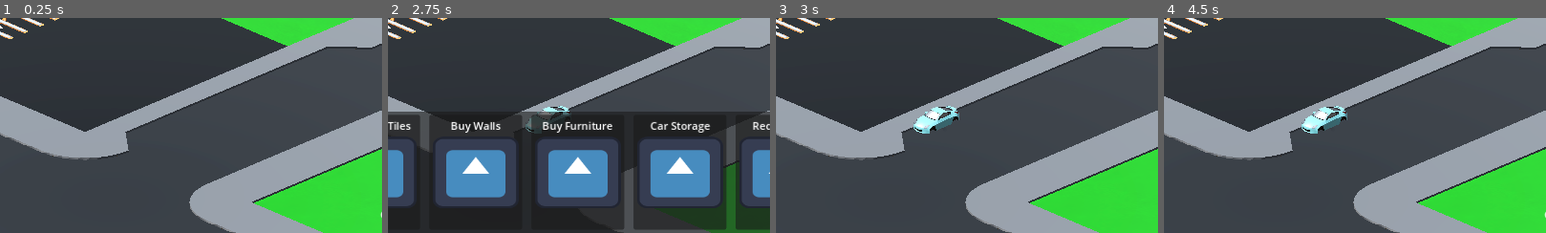
Above: before the commit, frames 1-4 (left to right).
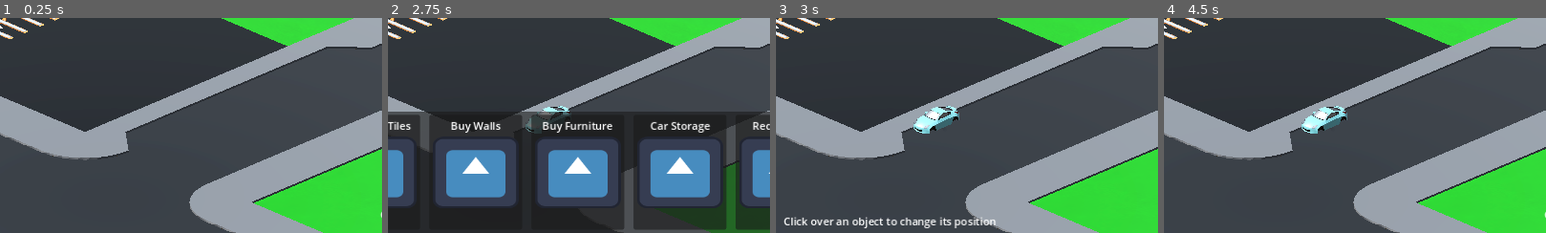
Above: after the commit, the same moments.

Repository: BorisTodor0v/Auto-Haven
Game: Godot game, scene res://scenes/base_scene/base_scene.tscn
Same seed, same stepped clock (60 frames per second), same inputs: the game is played once before the commit and once after it. The engine's default icon, where the game draws it, is replaced by a stand-in: a white triangle on a blue panel in a dark square.
Inputs (mouse positions are % of the whole screen's width and height, from its top left):
- Up to frame 1 (0.25 s): no input
- Up to frame 2 (2.75 s): click "Travel" at 0.5 s; click "Go" at 1.25 s; click "Manage garage" at 2 s
- Up to frame 3 (3 s): click (87, 86) at 2.75 s
- Up to frame 4 (4.5 s): click "<" at 3.5 s; click "<" at 4.25 s
The pictures show only the part of the screen within x 35-85%, y 50-100%; the shares and areas given below are measured in that part.

Frames 1-2 are identical in both runs. In frame 3, 1.1% of the frame differs, in the area x 2-58%, y 92-98%; in frame 4, nothing differs.

Commit message:
Added ability to move placed objects in the garage

Diff:
--- a/garage_decorations/car_lifts/car_lift_001/car_lift.tscn
+++ b/garage_decorations/car_lifts/car_lift_001/car_lift.tscn
@@ -1,6 +1,6 @@
 [gd_scene load_steps=7 format=4 uid="uid://c8v4kw1b3qk6k"]
 
-[ext_resource type="Script" path="res://garage_decorations/car_lifts/car_lift.gd" id="1_bm40m"]
+[ext_resource type="Script" path="res://scripts/car_lift.gd" id="1_bm40m"]
 [ext_resource type="Texture2D" uid="uid://b1814pyxngk43" path="res://garage_decorations/car_lifts/car_lift_001/car_lift_car_lift_color.png" id="2_mlt5s"]
 
 [sub_resource type="StandardMaterial3D" id="StandardMaterial3D_jfb6e"]
--- a/scenes/base_scene/base_scene.gd
+++ b/scenes/base_scene/base_scene.gd
@@ -6,18 +6,21 @@
 @onready var scene_holder : Node = $Scene
 
 var is_expanding_garage : bool = false
+var is_redecorating : bool = false
 
 # Called when the node enters the scene tree for the first time.
 func _ready():
 	garage_scene.connect("repair_completed", complete_job)
 	garage_scene.connect("pressed_on_tile", pressed_on_tile)
 	garage_scene.connect("end_placing_item", end_placing_item)
+	garage_scene.connect("pressed_on_object", set_edit_object)
 	ui.connect("hire_mechanic", hire_mechanic)
 	ui.connect("expand_garage", toggle_garage_expansion)
 	ui.connect("open_menu", open_menu)
 	ui.connect("travel_to_location", travel_to_location_no_car)
 	ui.connect("on_garage_submenu_item_pressed", begin_placing_item)
 	ui.connect("garage_submenu_closed", cancel_placing_item)
+	ui.connect("edit_mode_enabled", set_edit_mode)
 	job_car_spawner.connect("job_car_spawned", check_for_mechanics)
 	job_car_spawner.set_car_spots(garage_scene.get_job_car_spots())
 	ui.update_labels()
@@ -139,12 +142,12 @@
 	print_debug(item)
 	match item_type:
 		"car": # Car price is not important as player already owns car / is in storage, begin placing
-			ui.show_message("Left Mouse Button to place anywhere. R to rotate.\nRight Mouse Button or go back to cancel.", 9999)
+			ui.show_message("Left Mouse Button to place anywhere. R to rotate.\nRight Mouse Button to cancel.", 9999)
 			garage_scene.begin_placing_item(item_type, item)
 		"furniture":
 			var furniture_item_data = FurnitureData.get_values_from_key(item)
 			if PlayerStats.get_cash() >= furniture_item_data["price"]:
-				ui.show_message("Left Mouse Button to place anywhere. R to rotate.\nRight Mouse Button or go back to cancel.", 9999)
+				ui.show_message("Left Mouse Button to place anywhere. R to rotate.\nRight Mouse Button to cancel.", 9999)
 				garage_scene.begin_placing_item(item_type, item)
 			else:
 				ui.show_message("Not enough money to buy this furniture item", 5)
@@ -162,14 +165,32 @@
 				ui.update_submenu_list()
 			"furniture":
 				var furniture_item_data = FurnitureData.get_values_from_key(placed_item_id)
-				PlayerStats.remove_cash(furniture_item_data["price"])
+				if is_redecorating == false:
+					PlayerStats.remove_cash(furniture_item_data["price"])
 			_:
 				pass
 	ui.update_labels()
-	ui.show_message("", 0)
+	ui.show_message("", 1)
+	if is_redecorating:
+		ui.show_message("Click over an object to change its position", 9999)
 
 func cancel_placing_item():
 	garage_scene.finish_placing_item(false, "", null, null)
+	if is_redecorating:
+		ui.show_message("Click over an object to change its position", 9999)
+
+func set_edit_mode(state : bool):
+	is_redecorating = state
+	if is_redecorating:
+		ui.show_message("Click over an object to change its position", 9999)
+	else:
+		ui.show_message("", 1)
+
+func set_edit_object(object_node : Node3D, object_name : String, car_id : int):
+	if is_redecorating:
+		print_debug("Editing: " + str(object_node) + " | " + object_name + " | " + str(car_id))
+		garage_scene.begin_edit_item(object_node, object_name, car_id)
+		ui.show_message("Left Mouse Button to place anywhere. R to rotate.\nRight Mouse Button to cancel.", 9999)
 
 func test_signal(a : String):
 	print_debug("Signal reached base scene " + a)
--- a/scenes/base_scene/ui_handler.gd
+++ b/scenes/base_scene/ui_handler.gd
@@ -11,6 +11,7 @@
 signal travel_to_location(location_name : String)
 signal on_garage_submenu_item_pressed(item_type : String, item)
 signal garage_submenu_closed
+signal edit_mode_enabled(state : bool)
 
 # Called when the node enters the scene tree for the first time.
 func _ready():
@@ -20,12 +21,14 @@
 	## be unlocked will always be displayed, which should not happen outside of the managament menu.
 	base_ui.connect("open_menu", open_menu.emit)
 	base_ui.connect("travel_button_pressed", show_travel_locations)
-	## Same comment as above (line 15)
+	## Same comment as above (line 16)
 	garage_managament_menu.connect("open_menu", open_menu.emit)
 	garage_managament_menu.connect("hire_mechanic", hire_mechanic.emit)
 	garage_managament_menu.connect("expand_garage", expand_garage.emit)
 	garage_managament_menu.connect("on_submenu_item_pressed", on_garage_submenu_item_pressed.emit)
 	garage_managament_menu.connect("submenu_closed", garage_submenu_closed.emit)
+	## TODO: If no additional checks are needed for the signal, pass it directly in the connect function
+	garage_managament_menu.connect("edit_mode_enabled", set_edit_mode)
 	travel_locations_menu.connect("travel_to_location", travel_to_location.emit)
 
 func change_active_menu(menu_name : String):
@@ -59,3 +62,7 @@
 
 func update_submenu_list():
 	garage_managament_menu.update_submenu_list()
+
+func set_edit_mode(state : bool):
+	## TODO: Check if additional checks are needed for each state
+	edit_mode_enabled.emit(state)
--- a/scenes/ui/garage_managament_menu/garage_managament_menu.gd
+++ b/scenes/ui/garage_managament_menu/garage_managament_menu.gd
@@ -5,6 +5,7 @@
 signal expand_garage
 signal on_submenu_item_pressed(item_type : String, item)
 signal submenu_closed
+signal edit_mode_enabled(state : bool)
 
 @onready var cash_label : Label = $OptionsScreen/VBoxContainer/Top/HBoxContainer/Control/MarginContainer/Panel/MarginContainer/CenterContainer/VBoxContainer/CashLabel
 @onready var rep_label : Label = $OptionsScreen/VBoxContainer/Top/HBoxContainer/Control/MarginContainer/Panel/MarginContainer/CenterContainer/VBoxContainer/RepLabel
@@ -62,6 +63,7 @@
 
 func hide_submenu():
 	car_storage_menu.hide()
+	edit_mode_enabled.emit(false)
 	base_menu.show()
 	submenu_closed.emit()
 
@@ -71,6 +73,7 @@
 func _on_redecorate_button_pressed():
 	car_storage_menu.show()
 	car_storage_menu.enable_edit_mode()
+	edit_mode_enabled.emit(true)
 	base_menu.hide()
 
 func _on_buy_furniture_button_pressed():
--- a/scenes/world_locations/garage/garage_scene.gd
+++ b/scenes/world_locations/garage/garage_scene.gd
@@ -13,11 +13,13 @@
 
 signal repair_completed(cash_reward : int, rep_reward : int)
 signal pressed_on_tile(tile : Tile)
+signal pressed_on_object(object_node : Node3D, object_name : String, car_id : int)
 signal end_placing_item
 
 func _ready():
 	set_camera($CameraPivot/Camera3D)
-	raycast_default_state.connect("pressed_on_tile", pass_pressed_tile)
+	raycast_default_state.connect("pressed_on_tile", pressed_on_tile.emit)
+	raycast_default_state.connect("pressed_on_object", pressed_on_object.emit)
 	raycast_place_object_state.connect("item_placed", finish_placing_item)
 	set_camera_raycast_states("default")
 
@@ -59,9 +61,6 @@
 		if tile.can_unlock == true:
 			tile.hide()
 
-func pass_pressed_tile(tile : Tile):
-	pressed_on_tile.emit(tile)
-
 func set_camera_raycast_states(state : String):
 	match state:
 		"default":
@@ -75,6 +74,10 @@
 
 func begin_placing_item(item_type : String, item):
 	raycast_place_object_state.set_item(item_type, item)
+	set_camera_raycast_states("place_object")
+
+func begin_edit_item(item_node : Node3D, item_name : String, car_id : int):
+	raycast_place_object_state.set_edit_item(item_node, item_name, car_id)
 	set_camera_raycast_states("place_object")
 
 func finish_placing_item(placed_successfully : bool, placed_item_type : String, placed_item_id, placed_item : Node3D): # : String):
--- a/scenes/world_locations/garage/garage_scene.tscn
+++ b/scenes/world_locations/garage/garage_scene.tscn
@@ -168,15 +168,19 @@
 
 [node name="CarLift" parent="CarLifts" instance=ExtResource("4_iop7i")]
 transform = Transform3D(-4.37114e-08, 0, -1, 0, 1, 0, 1, 0, -4.37114e-08, 17, 0, 2)
+internal_name = "car_lift_001"
 
 [node name="CarLift2" parent="CarLifts" instance=ExtResource("4_iop7i")]
 transform = Transform3D(-4.37114e-08, 0, -1, 0, 1, 0, 1, 0, -4.37114e-08, 17, 0, 5)
+internal_name = "car_lift_001"
 
 [node name="CarLift3" parent="CarLifts" instance=ExtResource("4_iop7i")]
 transform = Transform3D(-4.37114e-08, 0, -1, 0, 1, 0, 1, 0, -4.37114e-08, 17, 0, 8)
+internal_name = "car_lift_001"
 
 [node name="CarLift4" parent="CarLifts" instance=ExtResource("4_iop7i")]
 transform = Transform3D(-4.37114e-08, 0, -1, 0, 1, 0, 1, 0, -4.37114e-08, 17, 0, 11)
+internal_name = "car_lift_001"
 
 [node name="PlayerCars" type="Node3D" parent="."]
 
--- a/scripts/camera_raycast_states/default_state.gd
+++ b/scripts/camera_raycast_states/default_state.gd
@@ -3,6 +3,7 @@
 @onready var camera : Camera3D = $"../../CameraPivot/Camera3D"
 
 signal pressed_on_tile(tile : Tile)
+signal pressed_on_object(object_node : Node3D, object_name : String, car_id : int)
 
 # Called every frame. 'delta' is the elapsed time since the previous frame.
 func _process(_delta):
@@ -22,4 +23,9 @@
 			if collider is Tile:
 				pressed_on_tile.emit(collider)
 			if collider is PlaceableObject or collider is Car:
-				print_debug("Can move this object")
+				# If it's a car, it needs to provide which ID it is in the player owned car list, aswell as the model
+				if collider is Car:
+					pressed_on_object.emit(collider, PlayerStats.get_car(int(collider.get_internal_id()))["model"], int(collider.get_internal_id()))
+				# Else, if it's a furniture item, pass only the model name
+				else:
+					pressed_on_object.emit(collider, collider.get_internal_name(), -1)
--- a/scripts/camera_raycast_states/place_object_state.gd
+++ b/scripts/camera_raycast_states/place_object_state.gd
@@ -12,11 +12,18 @@
 # This variable stores the original material of the item, so that when it is placed it can be restored
 var current_item_default_material
 
+var edit_mode_enabled : bool = false
+var edit_object_original_position
+var edit_object_original_rotation
+
 var allow_placement_material : StandardMaterial3D = load("res://resources/shaders/green_transparent.tres")
 var deny_placement_material : StandardMaterial3D = load("res://resources/shaders/red_transparent.tres")
 
 func set_item(item_type : String, item):
-	print("Begin placing item:")
+	edit_mode_enabled = false # Placing a new item in the garage
+	edit_object_original_position = null
+	edit_object_original_rotation = null
+	print_debug("Begin placing item:")
 	if current_item != null:
 		clear_item()
 	current_item_type = item_type
@@ -33,6 +40,8 @@
 			# TODO: Instantiate wheels and add them to the car
 
 			current_item = car_instance
+			current_item.set_internal_name(car_model)
+			current_item.set_internal_id(item)
 			current_item_id = item
 			current_item_mesh = current_item.get_child(0)
 			if current_item_mesh != null:
@@ -51,7 +60,12 @@
 
 			var furniture_item_instance = load(furniture_item_scene).instantiate()
 
+
 			current_item = furniture_item_instance
+			current_item.set_internal_name(str(item))
+			if current_item.get_internal_name().begins_with("car_lift"):
+				if current_item.has_car():
+					current_item.disable_car_collision()
 			current_item_id = item
 			current_item_mesh = current_item.get_child(0)
 			if current_item_mesh != null:
@@ -63,6 +77,35 @@
 			current_item.global_rotation.y = 0
 		_:
 			print_debug("Invalid item type")
+
+func set_edit_item(item_node : Node3D, item_name : String, car_id : int):
+	edit_mode_enabled = true # Moving an existing object in the garage
+	edit_object_original_position = item_node.global_position # Memorize the previous position of the object
+	edit_object_original_rotation = item_node.global_rotation # Memorize the previous rotation of the object
+	if car_id == -1: # Item is a furniture object
+		print_debug("Furniture item")
+		current_item = item_node
+		current_item_type = "furniture"
+		current_item_id = item_name
+		current_item_mesh = current_item.get_child(0)
+		if current_item_mesh != null:
+			current_item_default_material = current_item_mesh.get_active_material(0)
+		else:
+			print_debug("PROBLEM, MESH IS NULL")
+		current_item.reparent(self, true)
+	elif car_id >= 0: # Item is a player owned car
+		# TODO: Instantiate wheels and add them to the car
+		current_item = item_node
+		current_item_type = "car"
+		current_item.set_internal_name(str(item_name))
+		current_item_id = car_id
+		current_item_mesh = current_item.get_child(0)
+		if current_item_mesh != null:
+			current_item_default_material = current_item_mesh.get_active_material(0)
+		else:
+			print_debug("PROBLEM, MESH IS NULL")
+	else:
+		print_debug("Unknown item type") # Unknown item type
 
 func clear_item():
 	if current_item != null:
@@ -78,13 +121,33 @@
 		item_placed.emit(placed_sucessfully, current_item_type, current_item_id, current_item)
 		current_item_mesh.set_surface_override_material(0, current_item_default_material)
 
+		if current_item.get_internal_name().begins_with("car_lift"):
+			if current_item.has_car():
+				current_item.enable_car_collision()
+
 		current_item = null
 		current_item_mesh = null
 		current_item_default_material = null
 		current_item_id = null
 		current_item_type = ""
 	else:
-		item_placed.emit(placed_sucessfully, "", null, null)
+		if edit_mode_enabled == false:
+			item_placed.emit(placed_sucessfully, "", null, null)
+		else:
+			current_item.global_position = edit_object_original_position
+			current_item.global_rotation = edit_object_original_rotation
+			item_placed.emit(true, current_item_type, current_item_id, current_item)
+			current_item_mesh.set_surface_override_material(0, current_item_default_material)
+
+			if current_item.get_internal_name().begins_with("car_lift"):
+				if current_item.has_car():
+					current_item.enable_car_collision()
+
+			current_item = null
+			current_item_mesh = null
+			current_item_default_material = null
+			current_item_id = null
+			current_item_type = ""
 
 # Called every frame. 'delta' is the elapsed time since the previous frame.
 func _process(_delta):
@@ -101,16 +164,19 @@
 		collider = intersection["collider"]
 		if collider is Tile:
 			if collider.get_is_unlocked() == true:
-				#position = intersection["position"]
+				## Position is in the same position of the cursor, no snapping
+				#current_item.global_position = intersection["position"]
 				## Snap current item position to integer values.
 				current_item.global_position.x = int(intersection["position"][0])
 				current_item.global_position.y = int(intersection["position"][1])
 				current_item.global_position.z = int(intersection["position"][2])
 				## Check for obstructions while moving the item
-				if current_item.is_unobstructed():
-					current_item_mesh.set_surface_override_material(0, allow_placement_material)
-				else:
-					current_item_mesh.set_surface_override_material(0, deny_placement_material)
+
+	if current_item != null:
+		if current_item.is_unobstructed():
+			current_item_mesh.set_surface_override_material(0, allow_placement_material)
+		else:
+			current_item_mesh.set_surface_override_material(0, deny_placement_material)
 
 
 	if(Input.is_action_just_pressed("mouse1")):
--- a/garage_decorations/car_lifts/car_lift.gd
+++ b/scripts/car_lift.gd
@@ -26,7 +26,7 @@
 
 func enable_car_collision():
 	current_car.enable_collision()
-	current_car.enable_area_3d()
+	current_car.disable_area_3d()
 
 func start(car : StaticBody3D, _started_by_player : bool):
 	is_started_by_player = _started_by_player
--- a/scripts/interactables/job_car.gd
+++ b/scripts/interactables/job_car.gd
@@ -26,3 +26,15 @@
 	if is_repair_started == true && is_repair_finished == true:
 		var rewards = get_parent().end()
 		repair_completed.emit(rewards[0], rewards[1], is_repaired_by_player)
+
+func disable_collision():
+	$CollisionShape3D.disabled = true
+
+func enable_collision():
+	$CollisionShape3D.disabled = false
+
+func disable_area_3d():
+	$Area3D/CollisionShape3D.disabled = true
+
+func enable_area_3d():
+	$Area3D/CollisionShape3D.disabled = false
--- a/scripts/job_car_spawner.gd
+++ b/scripts/job_car_spawner.gd
@@ -37,6 +37,8 @@
 				mesh.set_surface_override_material(0, material)
 			instance.add_to_group("Repair Car")
 			instance.set_script(load("res://scripts/interactables/job_car.gd"))
+			# Disables collision area around car to allow moving car lift while car is placed on it
+			instance.disable_area_3d()
 			spot.add_child(instance)
 			job_car_spawned.emit(instance)
 			break
--- a/scripts/placeable_object.gd
+++ b/scripts/placeable_object.gd
@@ -4,7 +4,7 @@
 @onready var collision_area : Area3D = $Area3D
 @onready var edge_rays : Node3D = $EdgeDetectionRays
 
-var internal_name : String
+@export var internal_name : String
 
 func is_unobstructed() -> bool:
 	if collision_area.get_overlapping_areas().is_empty():
Not shown: 5 places in scenes/world_locations/garage/garage_tile/floor_tiles_mesh_library.tres that only renumber resources
